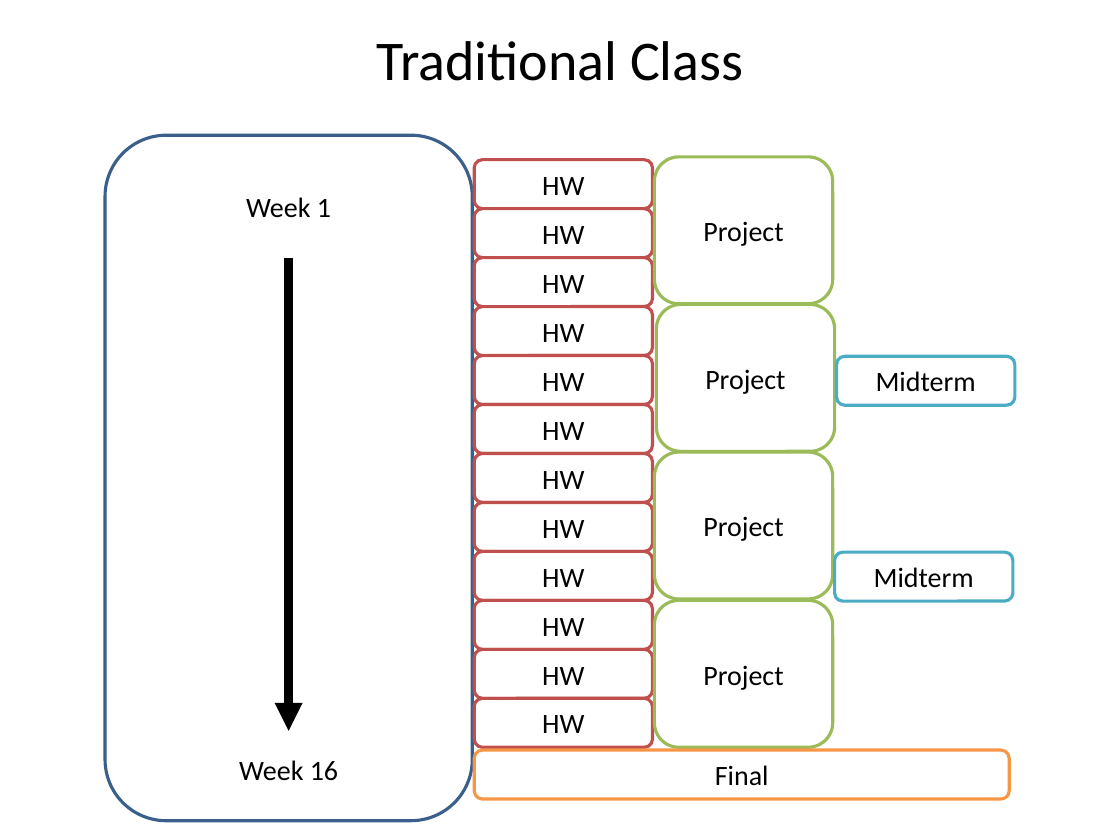
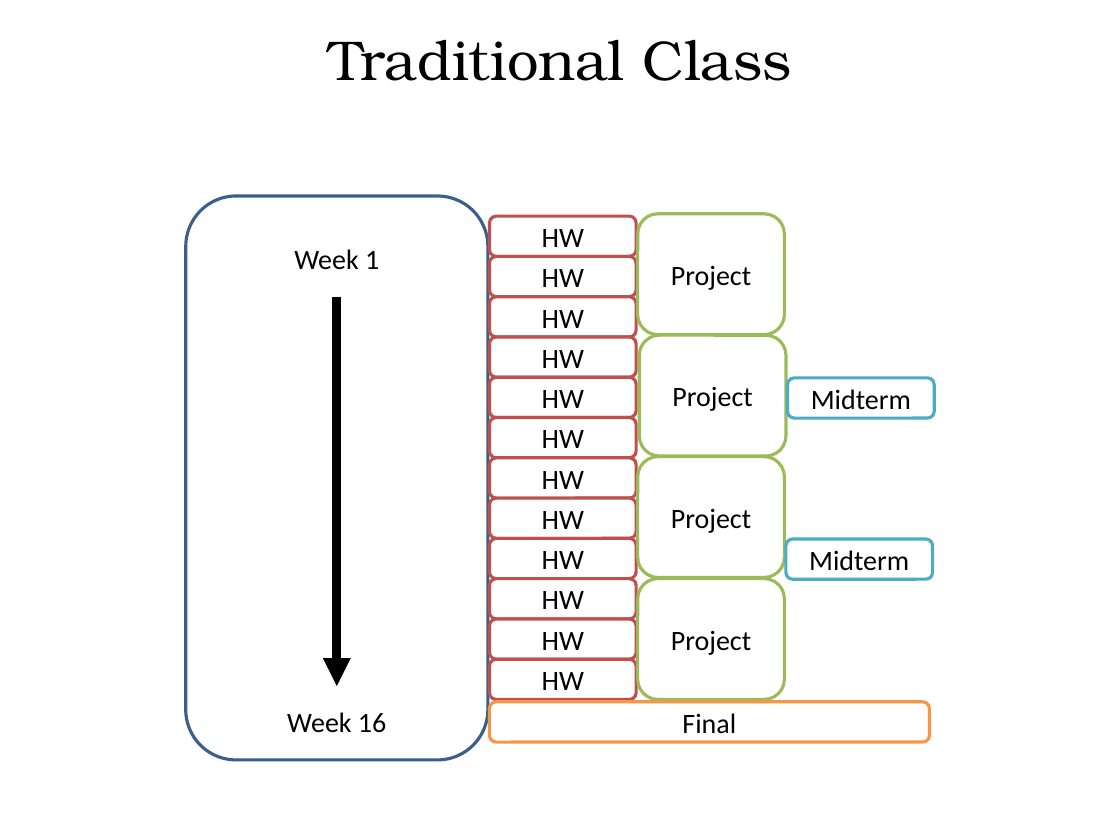
Before and after one commit to bricksphd/teaching, a slide deck: slide 2 of An Agile, Sprint-Based Course.pptx (slide 6 before the commit). Drawn at 1120x840 pixels with LibreOffice and Linux fonts; fonts in the diff are those of the drawing. Boxes give left, top, right and bottom in pixels: in the first picture for what was removed or moved away, otherwise in the second. Text is boxed around its words. In the diff, an @@ line names an element or a change of style, - is before the commit and + after.

```diff
--- a/An Agile, Sprint-Based Course.pptx
+++ b/An Agile, Sprint-Based Course.pptx
@@ text "Traditional Class" at <box>328,40,792,81</box>: font Calibri to TeX Gyre Bonum @@
@@ rounded rectangle: place and size @@
-rounded rectangle at <box>105,136,473,821</box>
+rounded rectangle at <box>186,196,488,760</box>
@@ text "Week 1": place and size @@
-text "Week 1" at <box>246,197,331,217</box>
+text "Week 1" at <box>294,249,379,270</box>
@@ rounded rectangle "HW": place and size @@
-rounded rectangle "HW" at <box>474,160,652,209</box>
+rounded rectangle "HW" at <box>489,216,636,256</box>
@@ rounded rectangle "Project": place and size @@
-rounded rectangle "Project" at <box>654,157,832,304</box>
+rounded rectangle "Project" at <box>637,214,784,335</box>
@@ rounded rectangle "HW": place and size @@
-rounded rectangle "HW" at <box>474,208,652,258</box>
+rounded rectangle "HW" at <box>489,256,636,297</box>
@@ arrow moved from (289, 258) - (289, 731) to (337, 297) - (337, 687) @@
@@ rounded rectangle "HW": place and size @@
-rounded rectangle "HW" at <box>474,258,652,307</box>
+rounded rectangle "HW" at <box>489,297,636,337</box>
@@ rounded rectangle "HW": place and size @@
-rounded rectangle "HW" at <box>474,307,652,356</box>
+rounded rectangle "HW" at <box>489,337,636,377</box>
@@ rounded rectangle "Project": place and size @@
-rounded rectangle "Project" at <box>656,305,834,451</box>
+rounded rectangle "Project" at <box>640,335,786,456</box>
@@ rounded rectangle "HW": place and size @@
-rounded rectangle "HW" at <box>474,355,652,404</box>
+rounded rectangle "HW" at <box>489,377,636,418</box>
@@ rounded rectangle "Midterm": place and size @@
-rounded rectangle "Midterm" at <box>837,356,1015,405</box>
+rounded rectangle "Midterm" at <box>787,377,934,418</box>
@@ rounded rectangle "HW": place and size @@
-rounded rectangle "HW" at <box>474,404,652,454</box>
+rounded rectangle "HW" at <box>489,418,636,458</box>
@@ rounded rectangle "HW": place and size @@
-rounded rectangle "HW" at <box>474,454,652,503</box>
+rounded rectangle "HW" at <box>489,458,636,498</box>
@@ rounded rectangle "Project": place and size @@
-rounded rectangle "Project" at <box>654,452,832,599</box>
+rounded rectangle "Project" at <box>637,457,784,578</box>
@@ rounded rectangle "HW": place and size @@
-rounded rectangle "HW" at <box>474,503,652,552</box>
+rounded rectangle "HW" at <box>489,498,636,539</box>
@@ rounded rectangle "HW": place and size @@
-rounded rectangle "HW" at <box>474,551,652,600</box>
+rounded rectangle "HW" at <box>489,539,636,579</box>
@@ rounded rectangle "Midterm": place and size @@
-rounded rectangle "Midterm" at <box>834,552,1012,601</box>
+rounded rectangle "Midterm" at <box>786,539,933,579</box>
@@ rounded rectangle "HW": place and size @@
-rounded rectangle "HW" at <box>474,600,652,650</box>
+rounded rectangle "HW" at <box>489,579,636,619</box>
@@ rounded rectangle "Project": place and size @@
-rounded rectangle "Project" at <box>654,600,832,747</box>
+rounded rectangle "Project" at <box>637,579,784,700</box>
@@ rounded rectangle "HW": place and size @@
-rounded rectangle "HW" at <box>474,650,652,699</box>
+rounded rectangle "HW" at <box>489,619,636,660</box>
@@ rounded rectangle "HW": place and size @@
-rounded rectangle "HW" at <box>474,698,652,747</box>
+rounded rectangle "HW" at <box>489,660,636,700</box>
@@ text "Week 16": place and size @@
-text "Week 16" at <box>239,760,338,781</box>
+text "Week 16" at <box>287,712,386,733</box>
@@ rounded rectangle "Final": place and size @@
-rounded rectangle "Final" at <box>474,750,1009,800</box>
+rounded rectangle "Final" at <box>489,702,930,743</box>
```
Also in this commit, not shown: 8 other slides changed, 4 slides removed.
